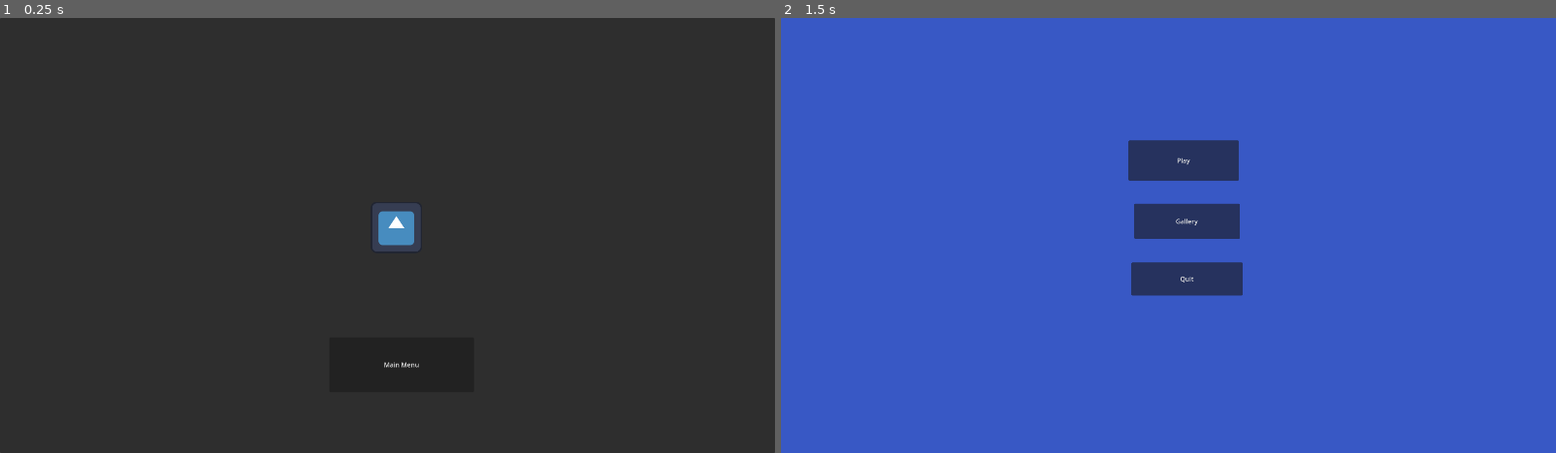
Above: before the commit, frames 1-2 (left to right).
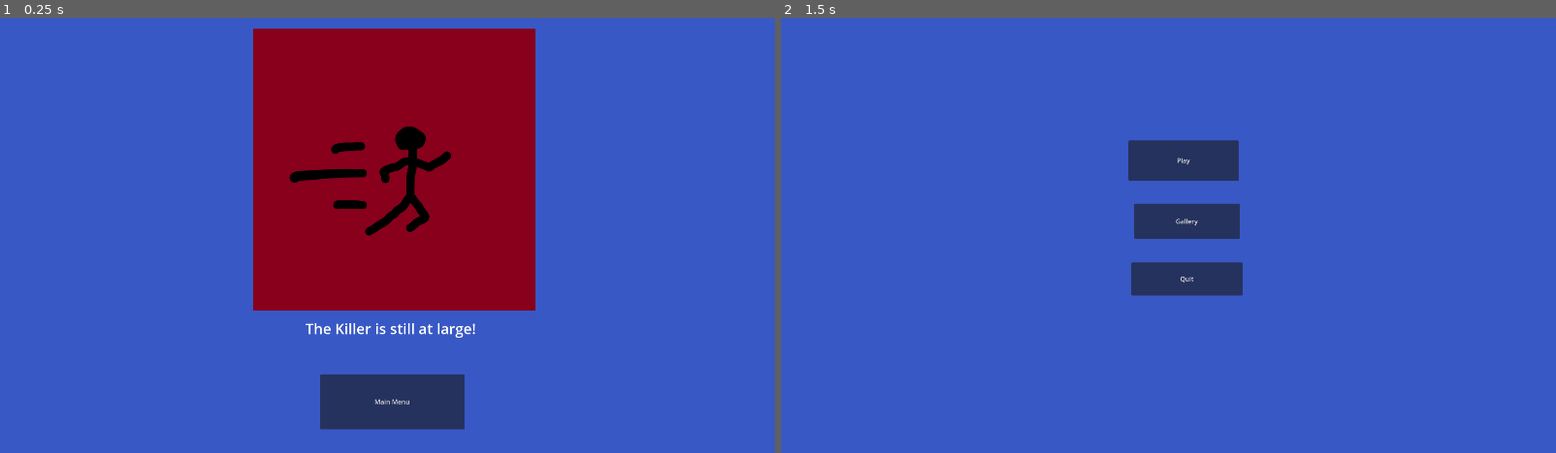
Above: after the commit, the same moments.

Repository: SeanKuehl/Clue-For-Your-Thoughts
Game: Godot game, scene res://WinAndLossScreens/LossScreen.tscn
The game is run twice, just before and just after one commit, with the same random seed, the same clock (stepped at 60 frames per second) and the same inputs. This scene is started directly instead of the project's main scene. The engine's default icon, where the game draws it, is replaced by a stand-in: a white triangle on a blue panel in a dark square.
Inputs:
- Up to frame 1 (0.25 s): no input
- Up to frame 2 (1.5 s): tap Enter at 0.5 s; click "Main Menu" at 1.25 s

The runs differ from the first frame. In frame 1, 100% of the frame differs, in the area x 0-100%, y 0-100%; in frame 2, nothing differs.

Commit message:
added images to and cleaned up win and loss screens

Diff:
--- a/WinAndLossScreens/LossScreen.tscn
+++ b/WinAndLossScreens/LossScreen.tscn
@@ -1,7 +1,11 @@
-[gd_scene load_steps=3 format=3 uid="uid://dgtm7lspirsj0"]
+[gd_scene load_steps=5 format=3 uid="uid://dgtm7lspirsj0"]
 
 [ext_resource type="Script" path="res://WinAndLossScreens/WinAndLossScripts/LossScreen.gd" id="1_1yaw5"]
-[ext_resource type="Texture2D" uid="uid://5w5qtugexeuh" path="res://icon.svg" id="2_iqggu"]
+[ext_resource type="Theme" uid="uid://2u7lnkn35v0c" path="res://GlobalTheme.tres" id="2_6dg0r"]
+[ext_resource type="Texture2D" uid="uid://0jdsno1xqmhi" path="res://Assets/Menus/LoseImage.png" id="3_quvgm"]
+
+[sub_resource type="LabelSettings" id="LabelSettings_7jehy"]
+font_size = 36
 
 [node name="LossScreen" type="Control"]
 layout_mode = 3
@@ -16,17 +20,28 @@
 layout_mode = 0
 offset_right = 1920.0
 offset_bottom = 1080.0
-
-[node name="Icon" type="Sprite2D" parent="."]
-position = Vector2(982, 520)
-texture = ExtResource("2_iqggu")
+theme = ExtResource("2_6dg0r")
 
 [node name="BackButton" type="Button" parent="."]
 layout_mode = 0
-offset_left = 816.0
-offset_top = 793.0
-offset_right = 1174.0
-offset_bottom = 929.0
+offset_left = 793.0
+offset_top = 885.0
+offset_right = 1151.0
+offset_bottom = 1021.0
 text = "Main Menu"
 
+[node name="LoseImage" type="Sprite2D" parent="."]
+position = Vector2(977, 377)
+texture = ExtResource("3_quvgm")
+
+[node name="Label" type="Label" parent="."]
+layout_mode = 0
+offset_left = 636.0
+offset_top = 746.0
+offset_right = 1300.0
+offset_bottom = 856.0
+text = "The Killer is still at large!"
+label_settings = SubResource("LabelSettings_7jehy")
+horizontal_alignment = 1
+
 [connection signal="pressed" from="BackButton" to="." method="_on_back_button_pressed"]
--- a/WinAndLossScreens/WinScreen.tscn
+++ b/WinAndLossScreens/WinScreen.tscn
@@ -1,7 +1,11 @@
-[gd_scene load_steps=3 format=3 uid="uid://b4tob1oheyhc4"]
+[gd_scene load_steps=5 format=3 uid="uid://b4tob1oheyhc4"]
 
 [ext_resource type="Script" path="res://WinAndLossScreens/WinAndLossScripts/WinScreen.gd" id="1_arvvp"]
-[ext_resource type="Texture2D" uid="uid://5w5qtugexeuh" path="res://icon.svg" id="2_bw554"]
+[ext_resource type="Theme" uid="uid://2u7lnkn35v0c" path="res://GlobalTheme.tres" id="2_2bk5x"]
+[ext_resource type="Texture2D" uid="uid://whv0o6x74g0s" path="res://Assets/Menus/WinImage.png" id="3_ahu1y"]
+
+[sub_resource type="LabelSettings" id="LabelSettings_7od3c"]
+font_size = 36
 
 [node name="WinScreen" type="Control"]
 layout_mode = 3
@@ -16,17 +20,28 @@
 layout_mode = 0
 offset_right = 1920.0
 offset_bottom = 1080.0
-
-[node name="Icon" type="Sprite2D" parent="."]
-position = Vector2(941, 561)
-texture = ExtResource("2_bw554")
+theme = ExtResource("2_2bk5x")
 
 [node name="BackButton" type="Button" parent="."]
 layout_mode = 0
-offset_left = 771.0
-offset_top = 749.0
-offset_right = 1133.0
-offset_bottom = 881.0
+offset_left = 788.0
+offset_top = 875.0
+offset_right = 1150.0
+offset_bottom = 1007.0
 text = "Main Menu"
 
+[node name="WinImage" type="Sprite2D" parent="."]
+position = Vector2(981, 397)
+texture = ExtResource("3_ahu1y")
+
+[node name="Label" type="Label" parent="."]
+layout_mode = 0
+offset_left = 418.0
+offset_top = 766.0
+offset_right = 1536.0
+offset_bottom = 863.0
+text = "You got 'em detective! Congratulations on another case cracked."
+label_settings = SubResource("LabelSettings_7od3c")
+horizontal_alignment = 1
+
 [connection signal="pressed" from="BackButton" to="." method="_on_back_button_pressed"]
Binary file added: Assets/Menus/LoseImage.png
Not shown, added: Assets/Menus/LoseImage.png.import
Binary file added: Assets/Menus/WinImage.png
Not shown, added: Assets/Menus/WinImage.png.import
Not shown, changed: CasesAndProjectRoadMap.txt
